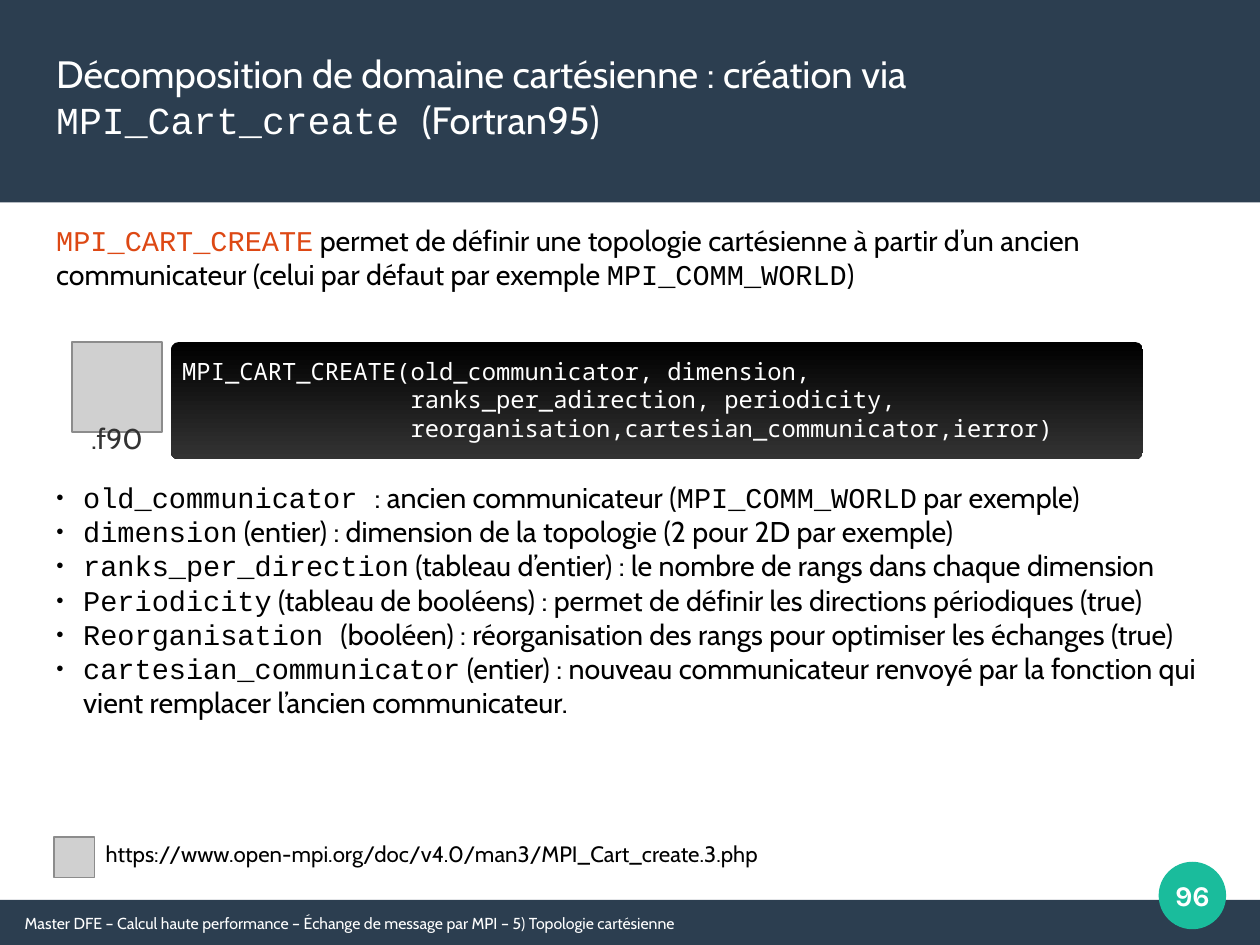
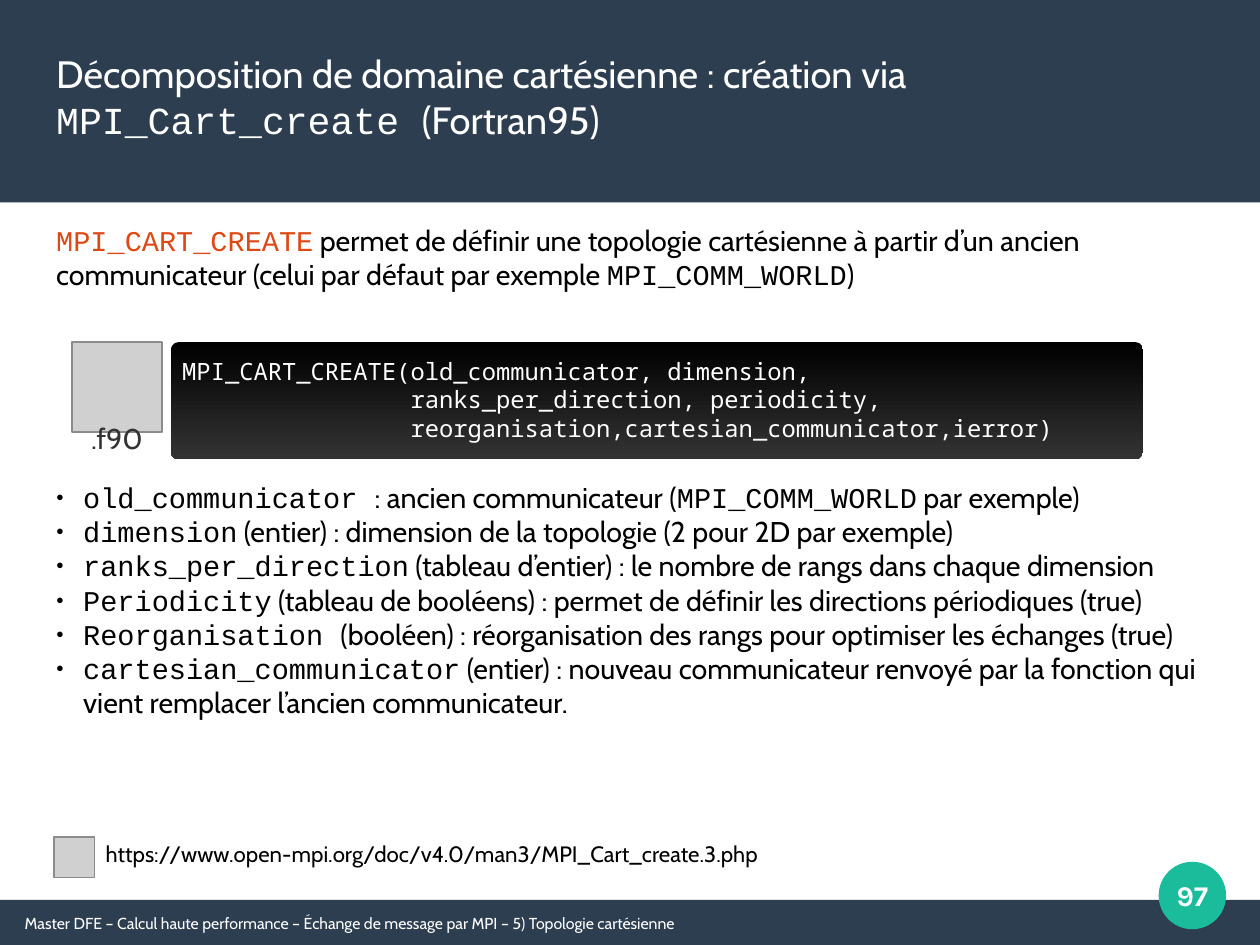
Before and after one commit to Maison-de-la-Simulation/HPC-DFE-Paris-Saclay, a slide deck: slide 97 of support/MPI.odp (slide 96 before the commit). Drawn at 1260x945 pixels with LibreOffice and Linux fonts; fonts in the diff are those of the drawing; grey boxes stand for pictures. Boxes give left, top, right and bottom in pixels: in the first picture for what was removed or moved away, otherwise in the second. Text is boxed around its words. In the diff, an @@ line names an element or a change of style, - is before the commit and + after.

```diff
--- a/support/MPI.odp
+++ b/support/MPI.odp
@@ text at (411, 390, 881, 414): text changed @@
-ranks_per_adirection, periodicity,
+ranks_per_direction, periodicity,
@@ page number at (1177, 887, 1209, 907): text changed @@
-96
+97
```
Also in this commit, not shown: 9 other slides changed, 1 slide added, 1 other file.
